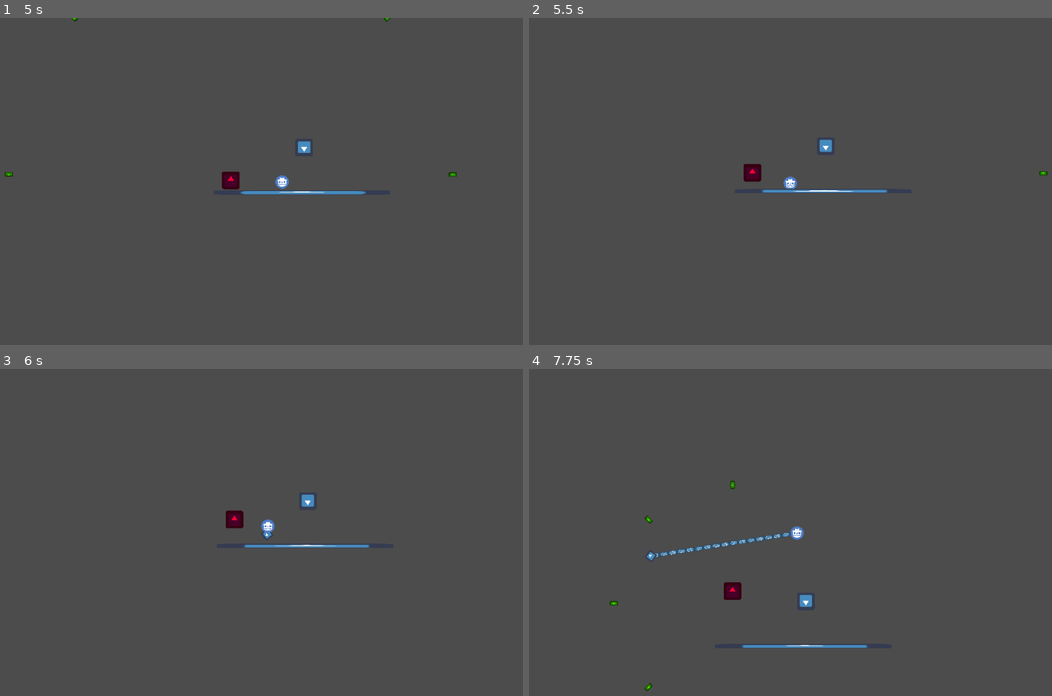
Above: before the commit, frames 1-4 (two rows, left to right).
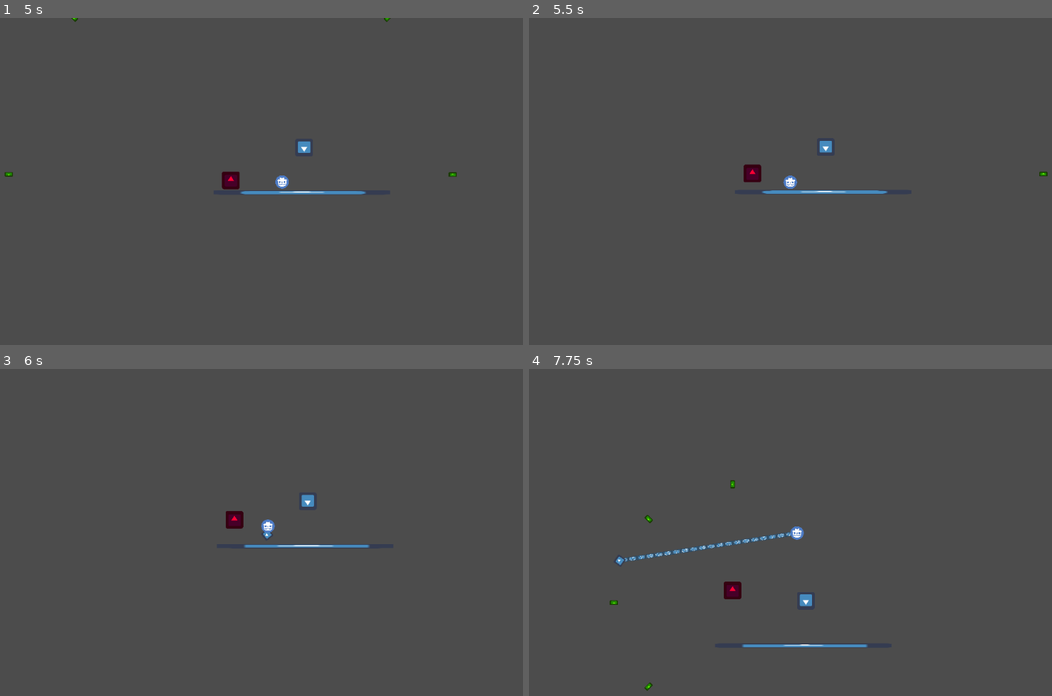
Above: after the commit, the same moments.

Repository: EliezerGraber/ProjectZero
Game: Godot game, scene res://TestWorld.tscn
Same seed, same stepped clock (60 frames per second), same inputs: the game is played once before the commit and once after it. The engine's default icon, where the game draws it, is replaced by a stand-in: a white triangle on a blue panel in a dark square.
Inputs (mouse positions are in pixels of both pictures, inside the frame that each line leads up to):
- Up to frame 1 (5 s): move the mouse to (392, 165) at 0.52 s; hold Right (ui_right) 0.53-1.25 s; tap Shift (release) at 0.6, 2.1, 3.6 s; click (392, 165) at 0.67 s; drag from (156, 201) to (240, 250) at 1.27 s; move the mouse to (324, 109) at 2.02 s; hold Right (ui_right) 2.03-2.75 s; click (324, 109) at 2.17 s; drag from (240, 250) to (99, 132) at 2.77 s; move the mouse to (439, 233) at 3.52 s; hold Left (ui_left) 3.53-4.25 s; click (439, 233) at 3.67 s; drag from (99, 132) to (251, 50) at 4.27 s
- Up to frame 2 (5.5 s): move the mouse to (827, 184) at 5.02 s; hold Down (ui_down) from 5.03 s (still down); tap Shift (release) at 5.1 s; click (827, 184) at 5.17 s
- Up to frame 3 (6 s): release Down (ui_down) at 5.75 s; drag from (183, 450) to (156, 552) at 5.77 s
- Up to frame 4 (7.75 s): move the mouse to (921, 516) at 6.52 s; hold Up (ui_up) 6.53-7.25 s; tap Shift (release) at 6.6 s; click (921, 516) at 6.67 s; drag from (685, 552) to (769, 620) at 7.27 s

Frame 1 is identical in both runs. In frame 2, 0.3% of the frame differs, in the area x 41-100%, y 37-54%; in frame 3, less than 0.1%; in frame 4, 0.6%, in the area x 15-65%, y 33-99%.

Commit message:
Enemy and player shouldn't crash when killed while grappling and movement fixes
Took out directional pulling amplification for a rework

Diff:
--- a/CombatComponent.gd
+++ b/CombatComponent.gd
@@ -16,7 +16,7 @@
 func m_die():
 	print('dead')
 	cur_hp = 0
-	get_parent().free()
+	get_parent().queue_free()
 
 func m_damage(damage):
 	cur_hp = cur_hp - damage
--- a/Hook.gd
+++ b/Hook.gd
@@ -19,7 +19,7 @@
 var hooked = false	# Whether the chain has connected to a wall
 var hooked_obj: Node
 var hooked_offset = Vector2(0, 0)
-var max_distance = 500 # Distance from player until grapple retracts
+var max_distance = 600 # Distance from player until grapple retracts
 var length = 500 # Length of the chain
 
 export(bool) var can_move = true
@@ -38,8 +38,9 @@
 		$Tip.set_collision_mask_bit(1, true) # Allow tip to collide with player
 		retracting = true
 	can_move = true
-	if hooked_obj is KinematicBody2D:
-		hooked_obj.can_move = true
+	if is_instance_valid(hooked_obj):
+		if hooked_obj is KinematicBody2D:
+			hooked_obj.can_move = true
 	flying = false	# Not flying anymore
 	hooked = false	# Not attached anymore
 	hooked_obj = null
@@ -50,7 +51,7 @@
 	if not retracting:
 		$Tip.set_collision_mask_bit(1, false) # Prevent tip from colliding with player
 	# Disable or enable colliding with objects
-	if hooked:
+	if hooked or retracting:
 		$Tip.set_collision_mask_bit(0, false)
 		$Tip.set_collision_mask_bit(3, false)
 	else:
@@ -81,15 +82,17 @@
 			hooked = true	# Got something!
 			flying = false	# Not flying anymore
 			hooked_obj = collision.collider
-			if hooked_obj is KinematicBody2D:
-				hooked_obj.can_move = false
+			if is_instance_valid(hooked_obj):
+				if hooked_obj is KinematicBody2D:
+					hooked_obj.can_move = false
 		#length = Vector2(get_parent().global_position - tip).length()
 		if Vector2(get_parent().global_position - tip).length() >= max_distance:
 			release(true)
 	elif hooked:
 		# Can't grab Bullet because it's an Area2D
 		#if get_parent().pull_type == "still":
-		$Tip.position = to_local(hooked_obj.global_position) + hooked_offset
+		if is_instance_valid(hooked_obj):
+			$Tip.position = to_local(hooked_obj.global_position) + hooked_offset
 	elif retracting:
 		velocity = lerp(velocity, get_parent().to_local(tip).normalized() * -chain_speed * 50, 0.1)
 		$Tip.move_and_slide(velocity)
@@ -98,8 +101,9 @@
 			if collision:
 				if collision.collider.name == "Player":
 					retracting = false
-					if hooked_obj is KinematicBody2D:
-						hooked_obj.can_move = true
+					if is_instance_valid(hooked_obj):
+						if hooked_obj is KinematicBody2D:
+							hooked_obj.can_move = true
 					velocity = Vector2(0, 0)
 	#if can_move:
 	tip = $Tip.global_position	# set `tip` as starting position for next frame
--- a/Player.gd
+++ b/Player.gd
@@ -46,7 +46,7 @@
 			# We clicked the mouse -> shoot()
 			if not ($Hook.hooked or $Hook.flying or $Hook.retracting) and (Input.is_mouse_button_pressed(1) or Input.is_mouse_button_pressed(2)):
 				$Hook.shoot(event.position - get_viewport().size * 0.5)
-	if event.is_action_released("release"):
+	if event.is_action_released("release") or $Hook.hooked and not is_instance_valid($Hook.hooked_obj):
 		if $Hook.hooked or $Hook.flying:
 			# We released the mouse -> release() with retraction
 			$Hook.release(true)
@@ -63,22 +63,27 @@
 	if $Hook.hooked and pull_type == "to_obj":
 		hook_velocity = lerp(hook_velocity, to_local($Hook.tip).normalized() * hook_pull, .09)
 		# Amplify pull depending on direction
-		if sign(hook_velocity.x) != sign(input.x) and input.x != 0:
-			hook_velocity.x *= 0.9
-		elif sign(hook_velocity.x) == sign(input.x) and input.x != 0:
-			hook_velocity.x *= 1.1
-		if sign(hook_velocity.y) != sign(input.y) and input.y != 0:
-			hook_velocity.y *= 0.9
-		elif sign(hook_velocity.y) == sign(input.y) and input.y != 0:
-			hook_velocity.y *= 1.1
+		#if sign(input.x) == 1:
+		#	hook_velocity.x *= 1.1
+		#elif sign(input.x) == -1:
+		#	hook_velocity.x *= 0.9
+		#if sign(input.y) == 1:
+		#	hook_velocity.y *= 1.1
+		#elif sign(input.y) == -1:
+		#	hook_velocity.y *= 0.9
 	elif $Hook.hooked and pull_type == "still":
-		if $Hook.hooked_obj is KinematicBody2D:
-			dragging_velocity = lerp(dragging_velocity, $Hook.hooked_obj.to_local(mouse_pos_l).normalized() * hook_pull * (4 / $Hook.hooked_obj.size), .2)
-			#print(Vector2(mouse_pos_l - $Hook.hooked_obj.global_position).length())
-			if Vector2(mouse_pos_l - $Hook.hooked_obj.global_position).length() < 50:
-				dragging_velocity /= 2
+		if is_instance_valid($Hook.hooked_obj):
+			if $Hook.hooked_obj is KinematicBody2D:
+				dragging_velocity = lerp(dragging_velocity, $Hook.hooked_obj.to_local(mouse_pos_l).normalized() * hook_pull * (4 / $Hook.hooked_obj.size), .3)
+				#print(Vector2(mouse_pos_l - $Hook.hooked_obj.global_position).length())
+				if Vector2(mouse_pos_l - $Hook.hooked_obj.global_position).length() < 100:
+					dragging_velocity /= 2
+				if Vector2(mouse_pos_l - $Hook.hooked_obj.global_position).length() < 50:
+					dragging_velocity /= 4
+				if Vector2(mouse_pos_l - $Hook.hooked_obj.global_position).length() < 10:
+					dragging_velocity /= 8
 
-			$Hook.hooked_obj.set_velocity(dragging_velocity)
+				$Hook.hooked_obj.set_velocity(dragging_velocity)
 
 	### Movement
 	## Pulling
@@ -87,14 +92,18 @@
 		hook_velocity = lerp(hook_velocity, Vector2(0,0), .09)
 	# Cap it
 	hook_velocity = Vector2(clamp(hook_velocity.x, -hook_pull,hook_pull),clamp(hook_velocity.y, -hook_pull,hook_pull))
-	if hook_velocity.length() > 10:
-		print(hook_velocity)
 
 	## Moooooove
 	velocity += hook_velocity
 	move_and_slide(velocity * 80)
 
+	# Move limited mouse pos if player is moving
+	if velocity.length() > 0:
+		# Limited mouse position
+		mouse_pos_l = lerp(mouse_pos_l,Vector2(clamp(get_global_mouse_position().x, self.global_position.x - $Hook.length, self.global_position.x + $Hook.length), clamp(get_global_mouse_position().y, self.global_position.y - $Hook.length, self.global_position.y + $Hook.length)),1)
+
 	# Release if touching player
-	if $Hook.hooked_obj is KinematicBody2D:
-		if $Hook.hooked_obj.touching_player() and pull_type == "to_obj":
+	if is_instance_valid($Hook.hooked_obj):
+		if $Hook.hooked_obj is KinematicBody2D:
+			if $Hook.hooked_obj.touching_player() and pull_type == "to_obj":
 				$Hook.release(false) # Release without retracting
